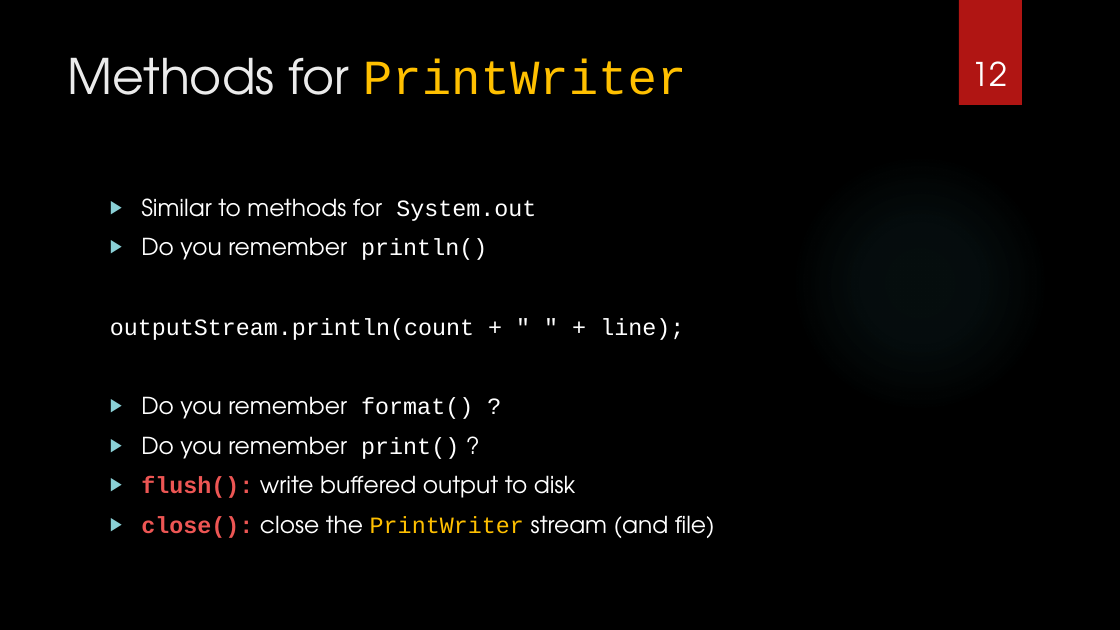
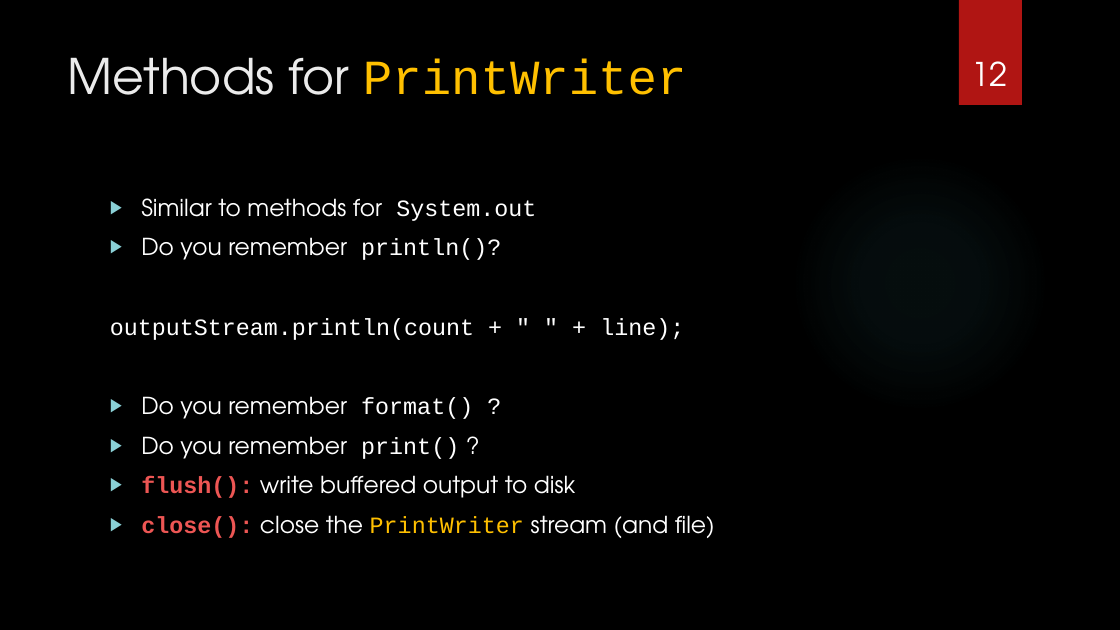
Before and after one commit to 9231058/AP101, a slide deck: slide 12 of slides/07-Ch12.pptx. Drawn at 1120x630 pixels with LibreOffice and Linux fonts; fonts in the diff are those of the drawing; background and template pictures are left out. Boxes give left, top, right and bottom in pixels: in the first picture for what was removed or moved away, otherwise in the second. Text is boxed around its words. In the diff, an @@ line names an element or a change of style, - is before the commit and + after.

```diff
--- a/slides/07-Ch12.pptx
+++ b/slides/07-Ch12.pptx
@@ text at (141,237,501,260): text changed @@
-▶ Do you remember println()
+▶ Do you remember println()?
```
Also in this commit, not shown: 10 other slides changed, 1 slide added, 1 other file.
